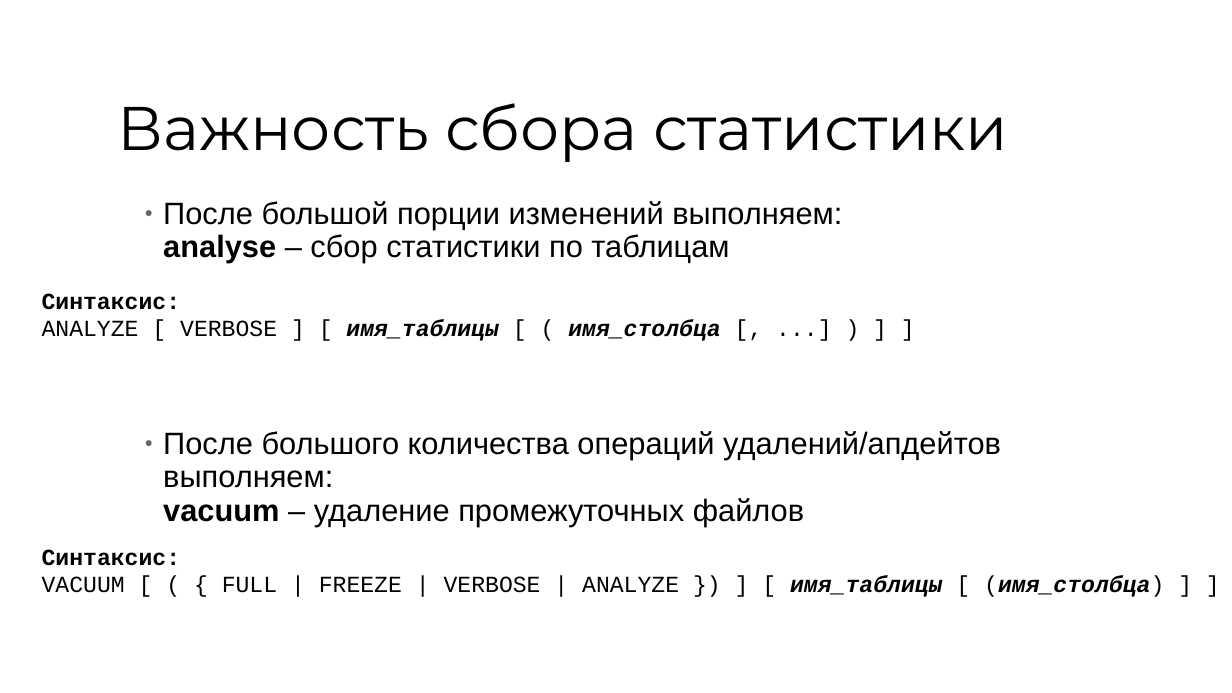
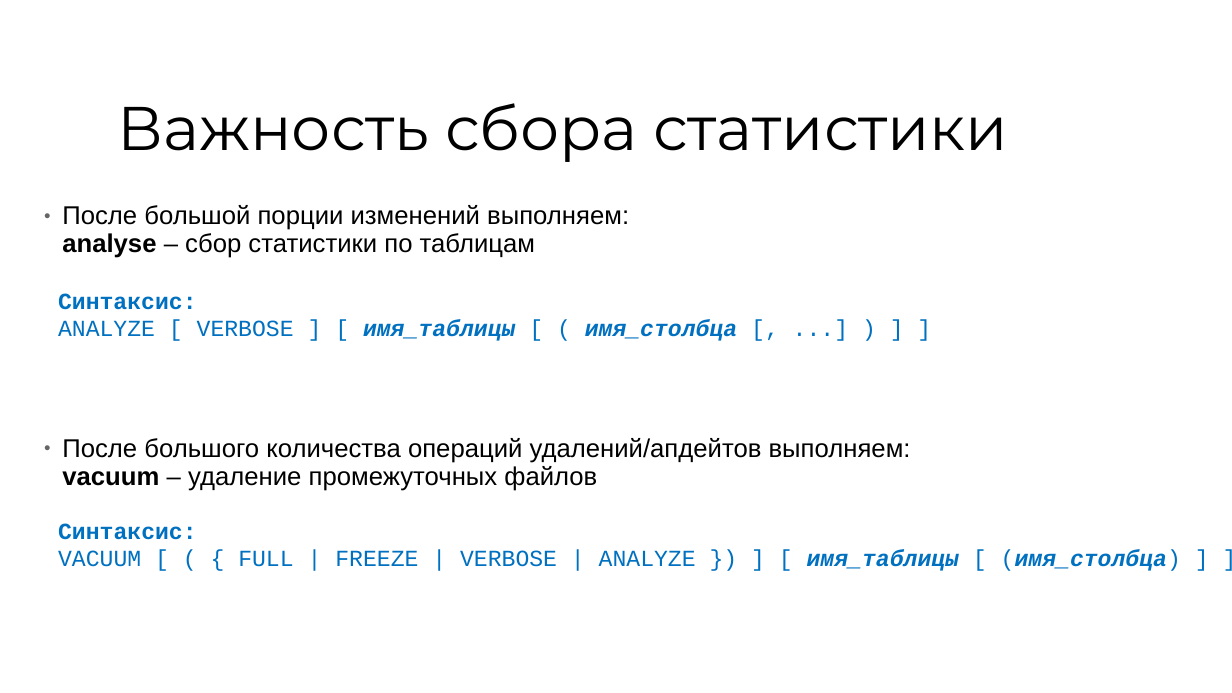
Before and after one commit to Minastirise/workshop_sql_optimization, a slide deck: slide 10 of presentation/Workshop.pptx. Drawn at 1232x693 pixels with LibreOffice and Linux fonts; fonts in the diff are those of the drawing; background and template pictures are left out. Boxes give left, top, right and bottom in pixels: in the first picture for what was removed or moved away, otherwise in the second. Text is boxed around its words. In the diff, an @@ line names an element or a change of style, - is before the commit and + after.

```diff
--- a/presentation/Workshop.pptx
+++ b/presentation/Workshop.pptx
@@ text "После большой порции изменений выполняем: ...": place and size @@
-text "После большой порции изменений выполняем: ..." at box(163, 201, 1001, 526)
+text "После большой порции изменений выполняем: ..." at box(62, 205, 911, 491)
@@ text "После большой порции изменений выполняем: ..." at box(62, 205, 911, 491): size 24 to 20 pt @@
@@ text "Синтаксис:": place and size @@
-text "Синтаксис:" at box(42, 293, 720, 341)
+text "Синтаксис:" at box(58, 293, 737, 341)
@@ text "Синтаксис:" at box(58, 293, 737, 341): text colour #000000 to #0070C0 @@
@@ text "Синтаксис: VACUUM [ ( { ..." at box(58, 523, 1181, 571): text colour #000000 to #0070C0 @@
@@ text "Синтаксис: VACUUM [ ( { ...": place and size @@
-text "Синтаксис: VACUUM [ ( { ..." at box(42, 549, 1164, 597)
+text "Синтаксис: VACUUM [ ( { ..." at box(58, 523, 1181, 571)
```
Also in this commit, not shown: 9 other slides changed, 3 slides added, 6 other files.
